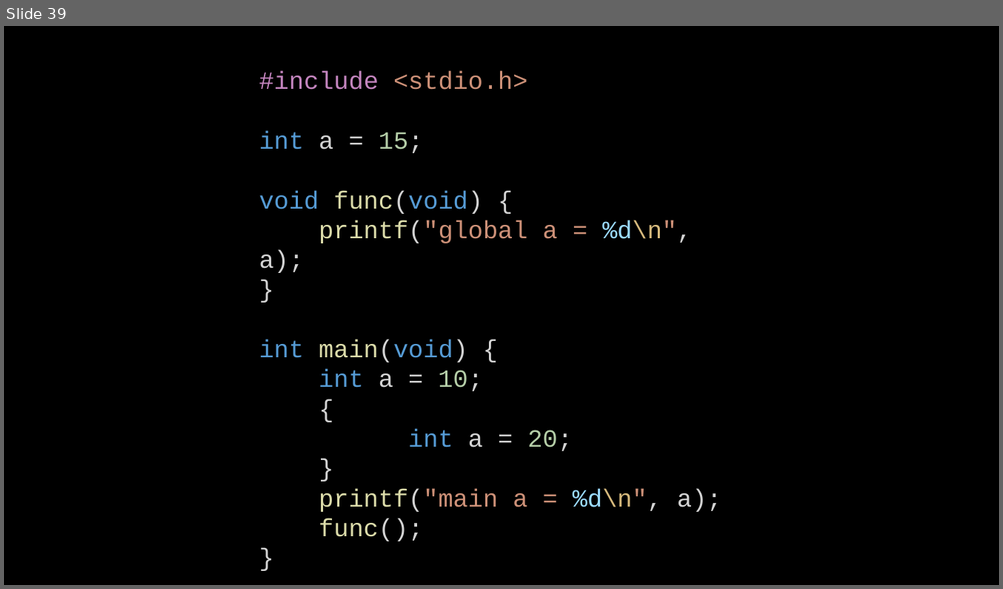
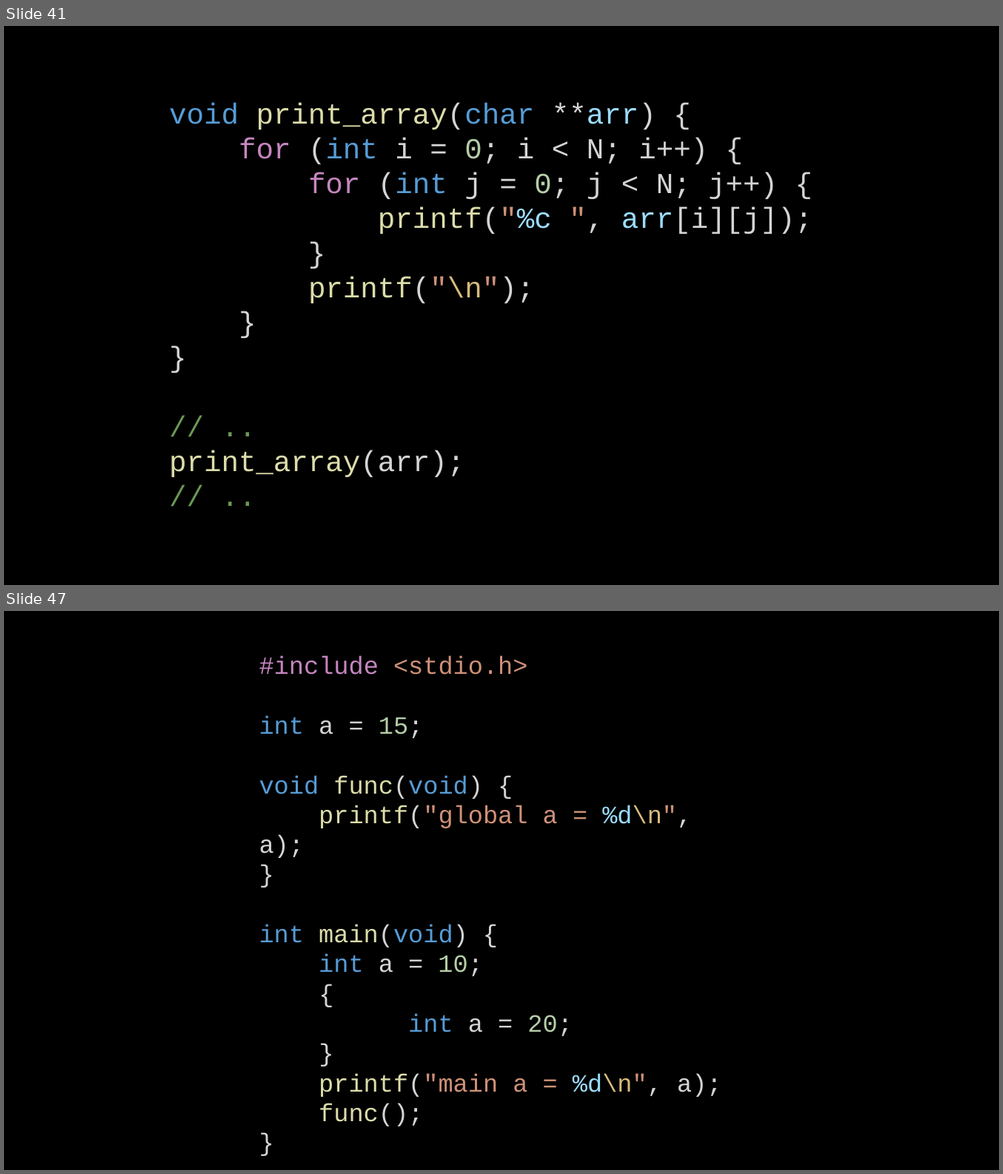
Before and after one commit to kruffka/C-Programming, a slide deck: 6_pointers/6_pointers.pptx. Shown one above the other, each under a label of ours: slide 39 before the commit, slides 41 and 47 after it; the slides between them are not shown. The pictures are 1003x589 and 1003x1174 pixels, drawn with LibreOffice and Linux fonts; fonts in the diff are those of the drawing. Boxes give left, top, right and bottom in pixels: in the first picture for what was removed or moved away, otherwise in the second. Text is boxed around its words. In the diff, an @@ line names an element or a change of style, - is before the commit and + after.

```diff
--- a/6_pointers/6_pointers.pptx
+++ b/6_pointers/6_pointers.pptx
@@ slide 41 added at [4,26,999,585], background #000000 @@
@@ text added at [169,102,812,477], 28 pt, text #D4D4D4 @@
+void print_array(char **arr) {
+for (int i = 0; i < N; i++) {
+for (int j = 0; j < N; j++) {
+printf("%c ", arr[i][j]);
+}
+printf("\n");
+}
+}
+// ..
+print_array(arr);
+// ..
@@ what was slide 39 is now slide 47 @@
```
Also in this commit, not shown: 13 slides changed, 14 other slides added, 2 slides removed, 18 other files.
